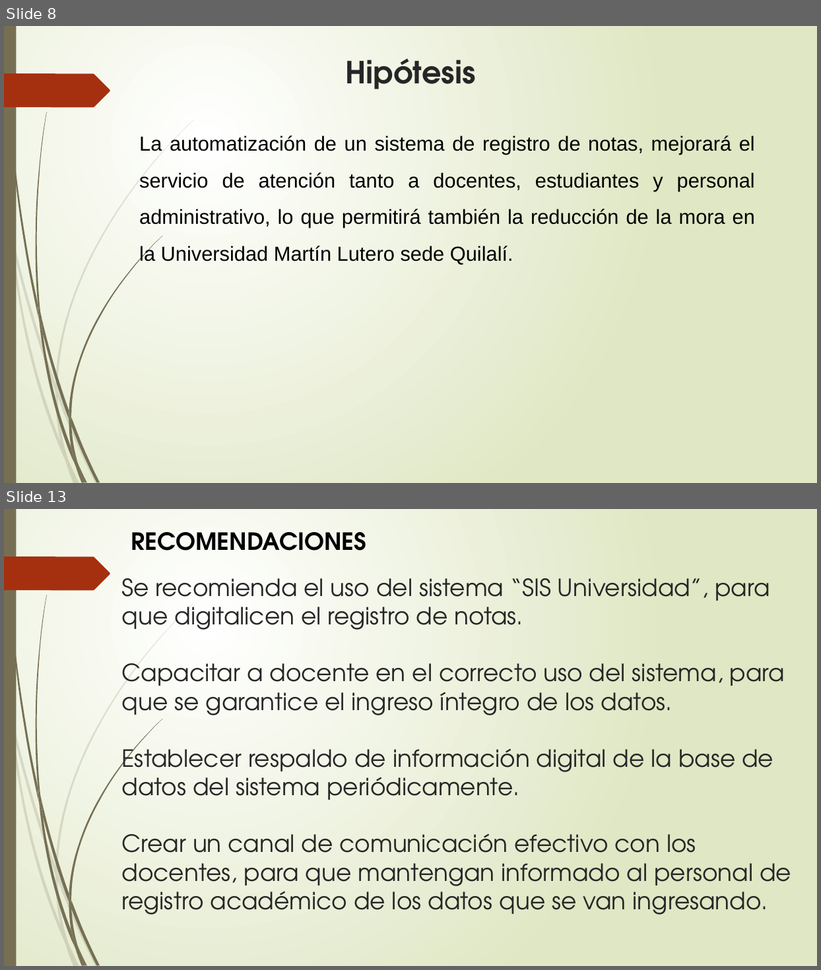
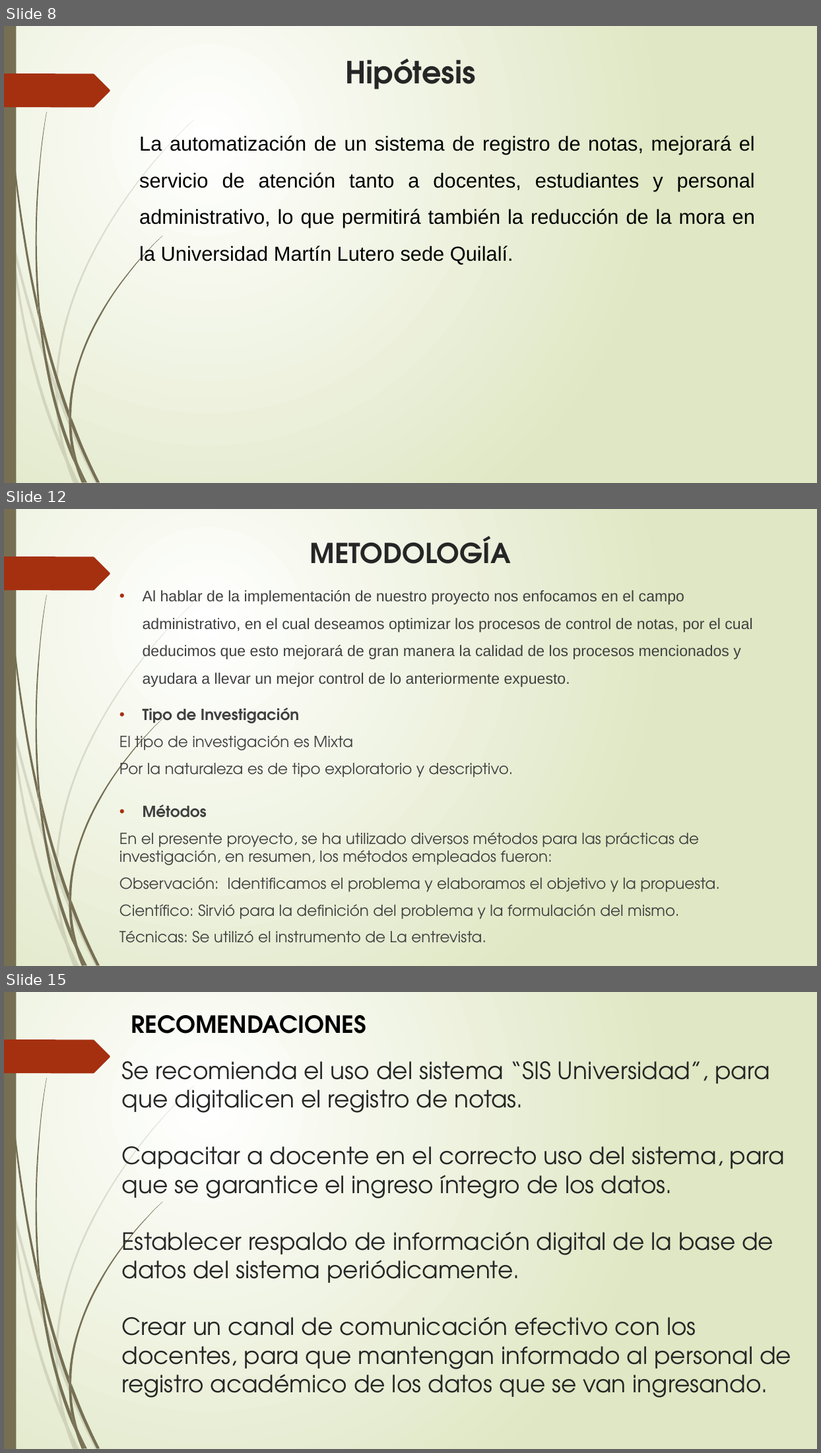
Before and after one commit to francha23/sistema-de-notas, a slide deck: Presentacion/El principio de la sabiduría es el temor.pptx. Shown one above the other, each under a label of ours: slides 8 and 13 before the commit, slides 8, 12 and 15 after it; the slides between them are not shown. The pictures are 821x970 and 821x1453 pixels, drawn with LibreOffice and Linux fonts; fonts in the diff are those of the drawing. Boxes give left, top, right and bottom in pixels: in the first picture for what was removed or moved away, otherwise in the second. Text is boxed around its words. In the diff, an @@ line names an element or a change of style, - is before the commit and + after.

```diff
--- a/Presentacion/El principio de la sabiduría es el temor.pptx
+++ b/Presentacion/El principio de la sabiduría es el temor.pptx
@@ slide 12 added at [4, 509, 817, 966], background gradient #FFFFFF to #DFE8C4; not listed: 24 template elements that a slide beside it also shows @@
@@ title added at [310, 536, 511, 564], 32.4 pt, text #262626, bold @@
+METODOLOGÍA
@@ text added at [120, 590, 752, 943], 18 pt, text #404040 @@
+• Al hablar de la implementación de nuestro proyecto nos enfocamos en el campo administrativo, en el cual deseamos optimizar los procesos de control de notas, por el cual deducimos que esto mejorará de gran manera la calidad de los procesos mencionados y ayudara a llevar un mejor control de lo anteriormente expuesto.
+• Tipo de Investigación
+El tipo de investigación es Mixta
+Por la naturaleza es de tipo exploratorio y descriptivo.
+• Métodos
+En el presente proyecto, se ha utilizado diversos métodos para las prácticas de investigación, en resumen, los métodos empleados fueron:
+Observación: Identificamos el problema y elaboramos el objetivo y la propuesta.
+Científico: Sirvió para la definición del problema y la formulación del mismo.
+Técnicas: Se utilizó el instrumento de La entrevista.
@@ what was slide 13 is now slide 15 @@
```
Also in this commit, not shown: 7 slides changed, 1 other slide added.
